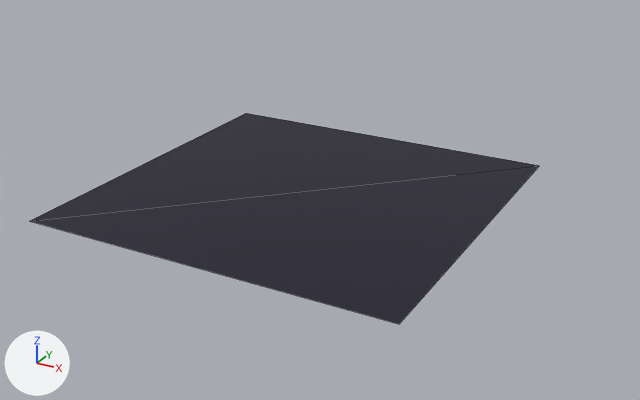
Two versions of the glTF model model3.glb, one commit apart.
The view is the same before and after, from a 50 mm camera at (1.83, -3.09, 1.55) aimed at (0.09, 0.06, -0.03). Arrows for +X, +Y and +Z are at lower left; the lights stay in place. Mesh edges are drawn as thin lines. Where no turn or scale is listed for an object, it has been applied to the vertices.
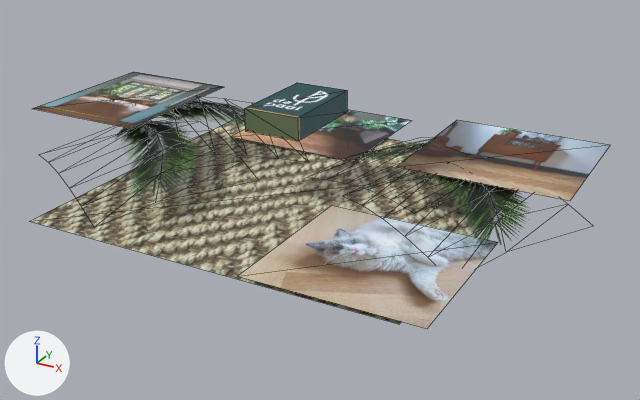
The newer file is also rescaled (x0.792), turned or shifted as a whole; pictures and numbers use the older file's frame.

Pixel boxes (x1, y1, x2, y2) of what changed, in the pictures (640 x 400 px):
'Plane', recoloured
    both: (30, 113, 539, 324)
'Plane.003', added
    after: (238, 205, 498, 329)
'Plane.005', added
    after: (397, 120, 611, 200)
'Plane.004', added
    after: (32, 72, 223, 128)
'Plane.001', added
    after: (244, 83, 347, 141)
'Plane.006', added
    after: (231, 109, 412, 161)
'Plane.008', added
    after: (115, 121, 201, 199)
'Plane.009', added
    after: (423, 172, 531, 248)
'Plane.007', added
    after: (159, 99, 245, 128)
'Plane.010', added
    after: (349, 143, 427, 162)

Diff of the bpy script that builds the scene:
```diff
--- a/model3.glb.py
+++ b/model3.glb.py
@@ me_plane @@
 me_plane.from_pydata(...)  # 4 vertices, 2 faces; spans x -0.83..0.83, y -0.81..0.81, z 0.0
-me_plane.materials.append(mat_material_003)  # black #100b26
+me_plane.materials.append(mat_material_008)  # picture img_t1
@@ ob_plane_001 @@
+ob_plane_001 = bpy.data.objects.new('Plane.001', me_plane_010)  # a box spanning x -0.127..0.127, y -0.216..0.216, z -0.099..0.0; in mat_material_007 (picture img_logo)
+ob_plane_001.location = (-0.006, 0.04, 0.425)
@@ ob_plane_010 @@
+ob_plane_010 = bpy.data.objects.new('Plane.010', me_plane_020)  # 18 vertices, 21 faces; spans x -0.81..0.81, y -1.95..1.95, z 0.53..1.5; in mat_material_013 (picture img_8)
+ob_plane_010.location = (0.444, 0.321, -0.063)
+ob_plane_010.rotation_euler = (3.142, 0.0, 1.169)  # degrees (180, 0, 67)
+ob_plane_010.scale = (-0.439, -0.179, -0.179)
@@ ob_plane_009 @@
+ob_plane_009 = bpy.data.objects.new('Plane.009', me_plane_019)  # 18 vertices, 21 faces; spans x -0.477..0.477, y -0.48..0.48, z 0.095..0.268; in mat_material_013 (picture img_8)
+ob_plane_009.location = (0.777, 0.018, -0.063)
@@ ob_plane_008 @@
+ob_plane_008 = bpy.data.objects.new('Plane.008', me_plane_019.copy())
+ob_plane_008.location = (-0.523, -0.357, 0.005)
@@ ob_plane_007 @@
+ob_plane_007 = bpy.data.objects.new('Plane.007', me_plane_017)  # 18 vertices, 21 faces; spans x -0.497..0.497, y -0.497..0.497, z 0.095..0.268; in mat_material_013 (picture img_8)
+ob_plane_007.location = (-0.504, 0.167, 0.005)
@@ ob_plane_006 @@
+ob_plane_006 = bpy.data.objects.new('Plane.006', me_plane_015)  # 4 vertices, 2 faces; spans x -0.356..0.356, y -0.348..0.348, z 0.0; in mat_material_012 (picture img_t3)
+ob_plane_006.location = (-0.29, 0.791, 0.019)
@@ ob_plane_005 @@
+ob_plane_005 = bpy.data.objects.new('Plane.005', me_plane_014)  # 4 vertices, 2 faces; spans x -0.356..0.356, y -0.348..0.348, z 0.0; in mat_material_011 (picture img_t2)
+ob_plane_005.location = (0.822, 0.378, 0.209)
@@ ob_plane_004 @@
+ob_plane_004 = bpy.data.objects.new('Plane.004', me_plane_013)  # 4 vertices, 2 faces; spans x -0.279..0.279, y -0.348..0.348, z 0.0; in mat_material_010 (picture img_t4)
+ob_plane_004.location = (-0.843, -0.045, 0.332)
@@ ob_plane_003 @@
+ob_plane_003 = bpy.data.objects.new('Plane.003', me_plane_012)  # 4 vertices, 2 faces; spans x -0.356..0.356, y -0.348..0.348, z 0.0; in mat_material_009 (picture img_kat)
+ob_plane_003.location = (0.613, -0.49, 0.06)
```
